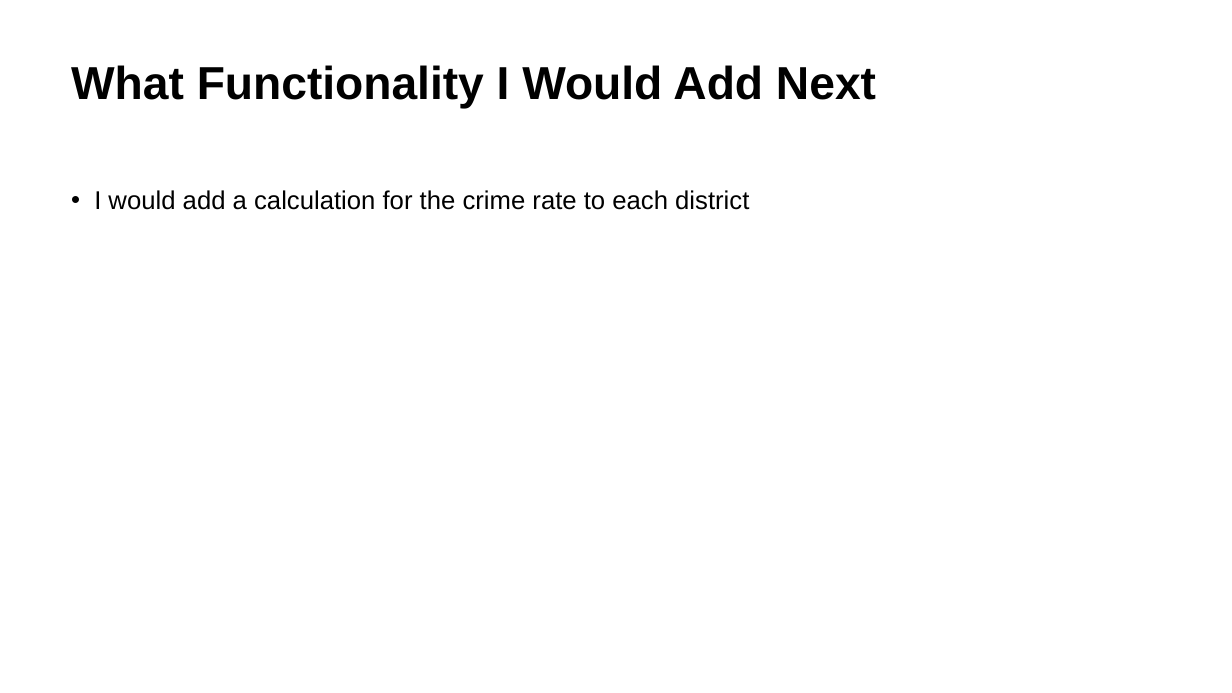
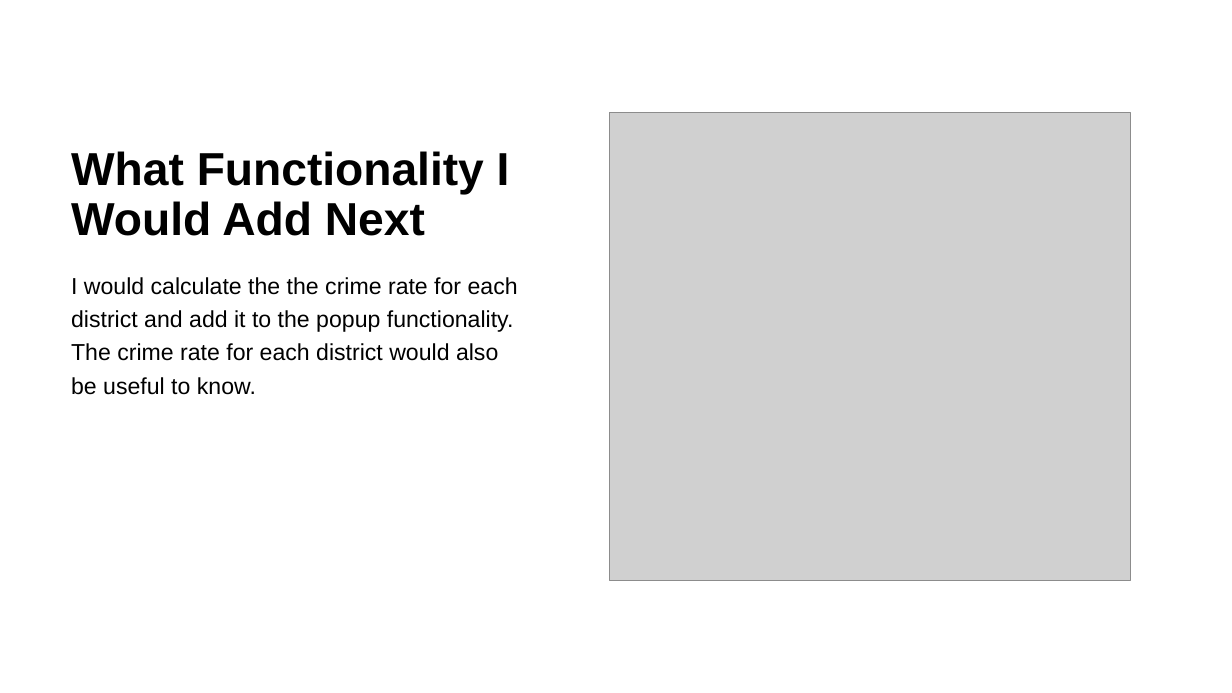
Before and after one commit to jennymorganryan/Crime-in-Costa-Rica, a slide deck: slide 8 of Costa RIca Crime Data Visualization Web Application.pptx (slide 7 before the commit). Drawn at 1232x693 pixels with LibreOffice and Linux fonts; fonts in the diff are those of the drawing; grey boxes stand for pictures. Boxes give left, top, right and bottom in pixels: in the first picture for what was removed or moved away, otherwise in the second. Text is boxed around its words. In the diff, an @@ line names an element or a change of style, - is before the commit and + after.

```diff
--- a/Costa RIca Crime Data Visualization Web Application.pptx
+++ b/Costa RIca Crime Data Visualization Web Application.pptx
@@ title "What Functionality I Would Add ...": place and size @@
-title "What Functionality I Would Add ..." at (71, 65, 876, 109)
+title "What Functionality I Would Add ..." at (71, 151, 510, 236)
@@ title "What Functionality I Would Add ..." at (71, 151, 510, 236): vertical alignment top to bottom @@
@@ picture added at (610, 113, 1130, 580) @@
@@ text at (71, 277, 518, 395): text changed; size 20 to 18 pt @@
-• I would add a calculation for the crime rate to each district
+I would calculate the the crime rate for each district and add it to the popup functionality. The crime rate for each district would also be useful to know.
```
Also in this commit, not shown: 6 other slides changed, 1 slide added.
